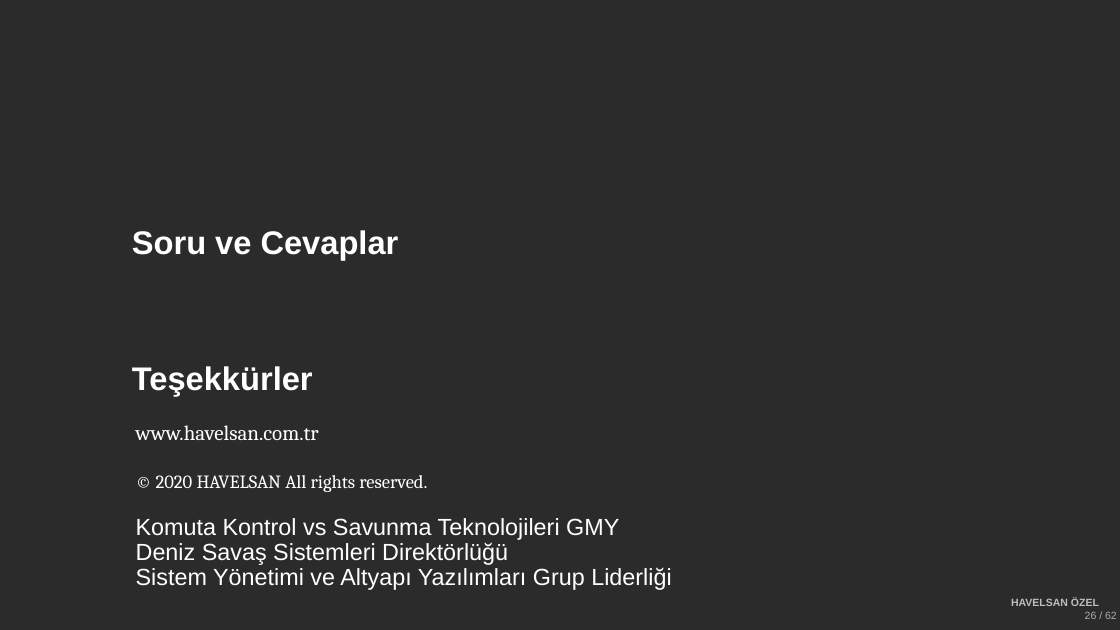
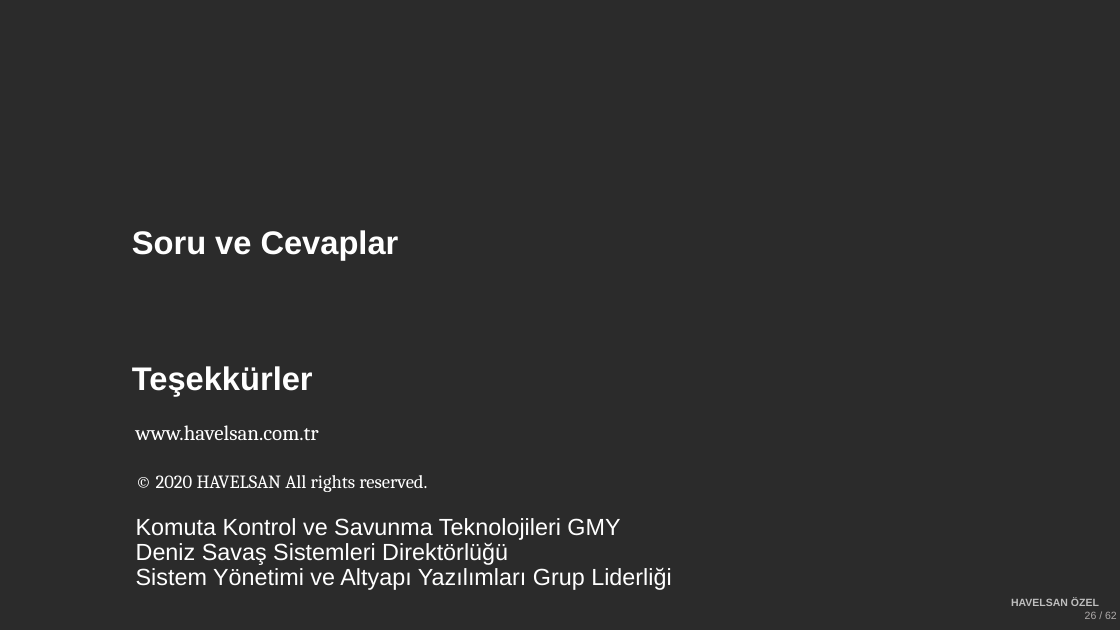
Before and after one commit to havelsan/rust-dev-env, a slide deck: slide 26 of rust-introduction.odp. Drawn at 1120x630 pixels with LibreOffice and Linux fonts; fonts in the diff are those of the drawing; background and template pictures are left out; a plain dark background stands for a picture behind light text. Boxes give left, top, right and bottom in pixels: in the first picture for what was removed or moved away, otherwise in the second. Text is boxed around its words. In the diff, an @@ line names an element or a change of style, - is before the commit and + after.

Commit message:
MP

```diff
--- a/rust-introduction.odp
+++ b/rust-introduction.odp
@@ text at (x1=136, y1=518, x2=620, y2=540): text changed @@
-Komuta Kontrol vs Savunma Teknolojileri GMY
+Komuta Kontrol ve Savunma Teknolojileri GMY
```
Also in this commit, not shown: 5 other slides changed.
